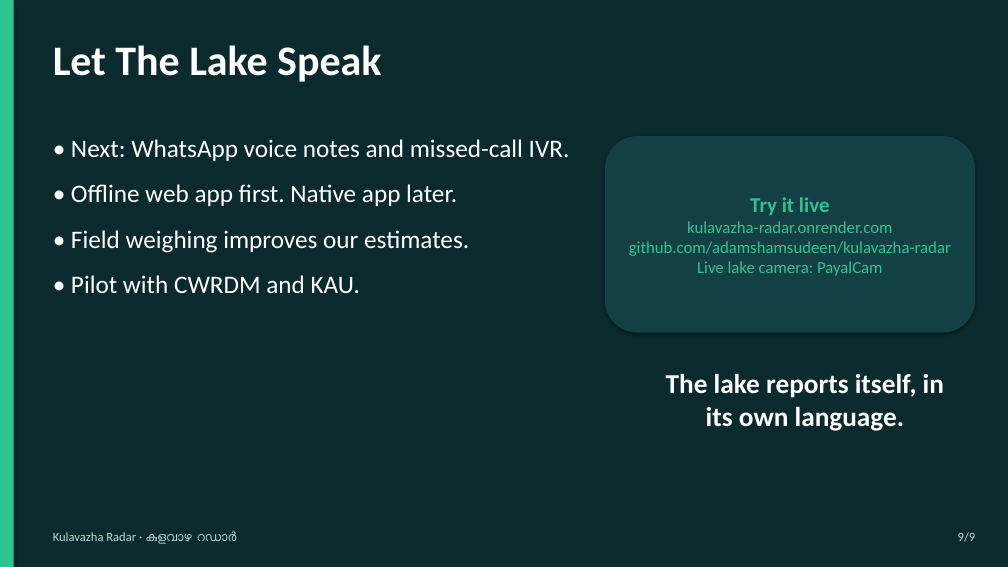
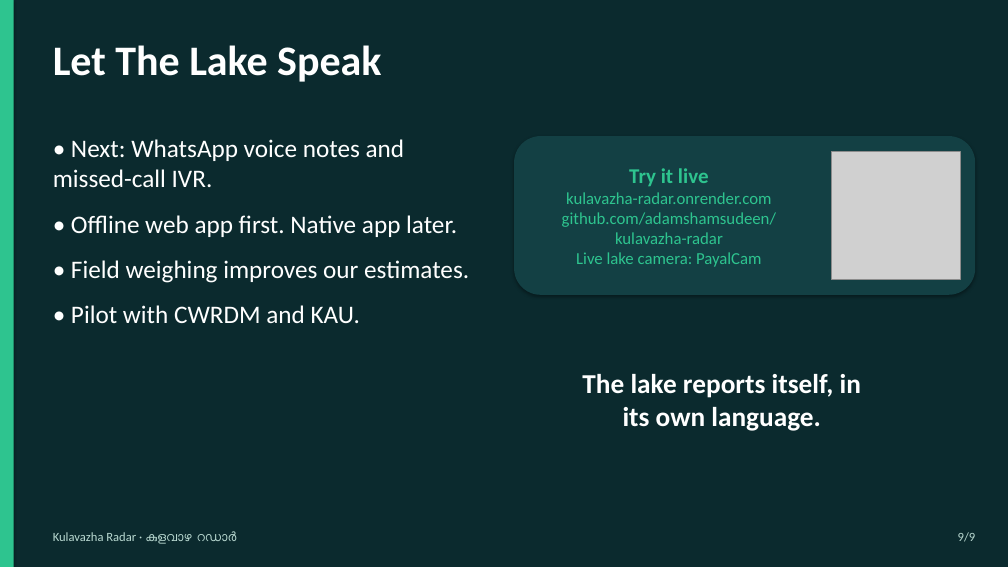
Before and after one commit to adamshamsudeen/kulavazha-radar, a slide deck: slide 9 of docs/pitch/kulavazha-radar-pitch-deck.pptx. Drawn at 1008x567 pixels with LibreOffice and Linux fonts; fonts in the diff are those of the drawing; grey boxes stand for pictures. Boxes give left, top, right and bottom in pixels: in the first picture for what was removed or moved away, otherwise in the second. Text is boxed around its words. In the diff, an @@ line names an element or a change of style, - is before the commit and + after.

```diff
--- a/docs/pitch/kulavazha-radar-pitch-deck.pptx
+++ b/docs/pitch/kulavazha-radar-pitch-deck.pptx
@@ text "• Next: WhatsApp voice notes ..." rewrapped from [71, 139, 570, 293] to [53, 139, 469, 323] @@
@@ rounded rectangle "Try it live": place and size @@
-rounded rectangle "Try it live" at [605, 136, 975, 333]
+rounded rectangle "Try it live" at [514, 136, 975, 295]
@@ picture added at [832, 151, 960, 280] @@
@@ text "The lake reports itself, in ...": place and size @@
-text "The lake reports itself, in ..." at [666, 374, 944, 431]
+text "The lake reports itself, in ..." at [582, 374, 861, 431]
```
Also in this commit, not shown: 6 other slides changed, 1 other file.
